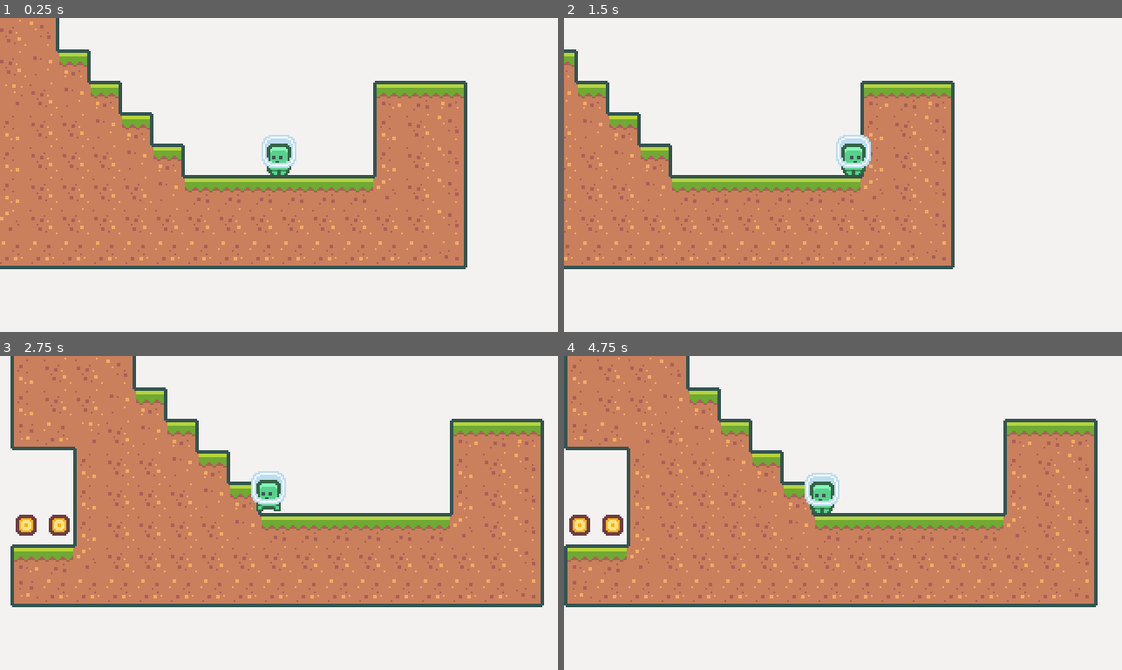
Above: before the commit, frames 1-4 (two rows, left to right).
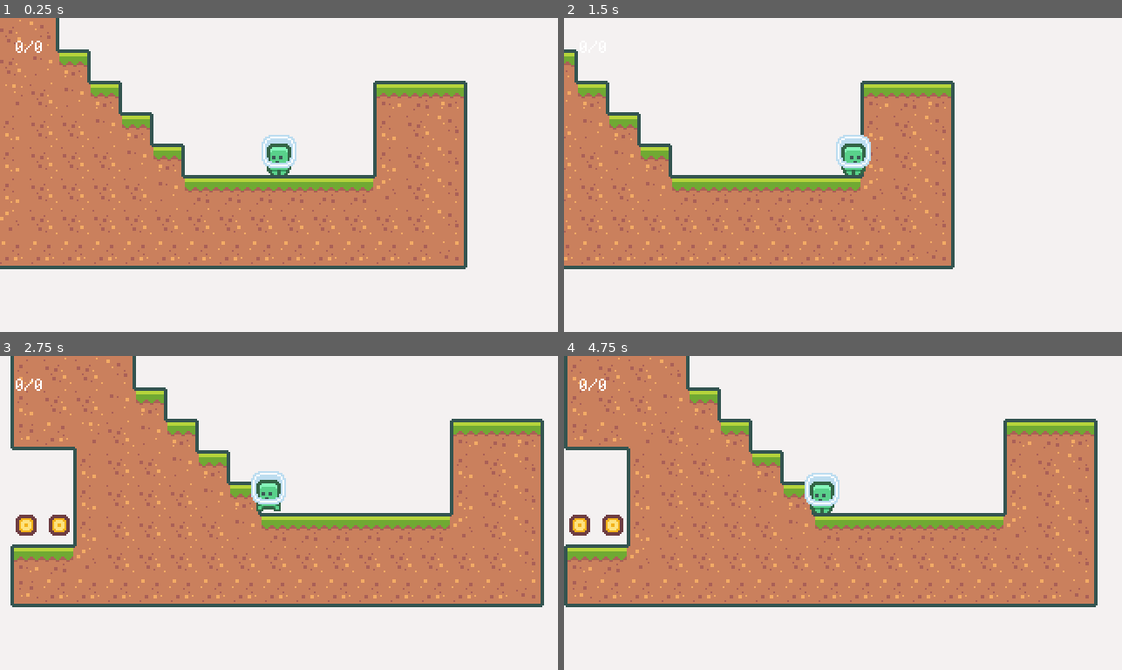
Above: after the commit, the same moments.

Repository: edivancamargo/2DPlatformerUdemy
Game: Godot game, scene res://src/scenes/Levels/Level_001.tscn
Same seed, same stepped clock (60 frames per second), same inputs: the game is played once before the commit and once after it.
Inputs:
- Up to frame 1 (0.25 s): no input
- Up to frame 2 (1.5 s): tap Enter at 0.5 s; hold Right (move_right) from 0.53 s (still down); tap R (dash) at 0.6, 1.35 s; tap Space (jump) at 0.77 s
- Up to frame 3 (2.75 s): tap Space (jump) at 1.52 s; release Right (move_right) at 2.03 s; hold Left (move_left) from 2.03 s (still down); tap R (dash) at 2.1 s
- Up to frame 4 (4.75 s): release Left (move_left) at 2.78 s; hold Right (move_right) 2.78-4.28 s; tap R (dash) at 2.85, 3.6, 4.35 s; tap Space (jump) at 3.02, 3.77, 4.52 s; hold Left (move_left) from 4.28 s (still down)

The runs differ from the first frame. In frame 1, less than 0.1% of the frame differs, in the area x 2-8%, y 7-12%; in frame 2, less than 0.1%; in frame 3, less than 0.1%; in frame 4, less than 0.1%.

Commit message:
Create LevelUI scene. Add it to the BaseLevel scene

Diff:
--- a/src/helpers/Levels/BaseLevel.tscn
+++ b/src/helpers/Levels/BaseLevel.tscn
@@ -1,13 +1,16 @@
-[gd_scene load_steps=6 format=2]
+[gd_scene load_steps=7 format=2]
 
 [ext_resource path="res://src/resources/tileset.tres" type="TileSet" id=1]
 [ext_resource path="res://src/scenes/Flag/Flag.tscn" type="PackedScene" id=2]
+[ext_resource path="res://src/helpers/Levels/LevelUI/LevelUI.tscn" type="PackedScene" id=3]
 [ext_resource path="res://src/scenes/Player/Player.tscn" type="PackedScene" id=4]
 [ext_resource path="res://src/scenes/GameCamera/GameCamera.tscn" type="PackedScene" id=5]
 [ext_resource path="res://src/helpers/Levels/BaseLevel.gd" type="Script" id=7]
 
 [node name="BaseLevel" type="Node" groups=["Base_Level"]]
 script = ExtResource( 7 )
+
+[node name="LevelUI" parent="." instance=ExtResource( 3 )]
 
 [node name="TileMap" type="TileMap" parent="."]
 tile_set = ExtResource( 1 )
--- /dev/null
+++ b/src/helpers/Levels/LevelUI/LevelUI.tscn
@@ -0,0 +1,24 @@
+[gd_scene load_steps=2 format=2]
+
+[ext_resource path="res://src/resources/UITheme.tres" type="Theme" id=1]
+
+[node name="LevelUI" type="CanvasLayer"]
+
+[node name="MarginContainer" type="MarginContainer" parent="."]
+anchor_right = 1.0
+anchor_bottom = 1.0
+mouse_filter = 2
+theme = ExtResource( 1 )
+custom_constants/margin_right = 9
+custom_constants/margin_top = 9
+custom_constants/margin_left = 9
+custom_constants/margin_bottom = 9
+
+[node name="CoinsDisplayLbl" type="Label" parent="MarginContainer"]
+margin_left = 9.0
+margin_top = 9.0
+margin_right = 25.0
+margin_bottom = 22.0
+size_flags_horizontal = 0
+size_flags_vertical = 0
+text = "0/0"
